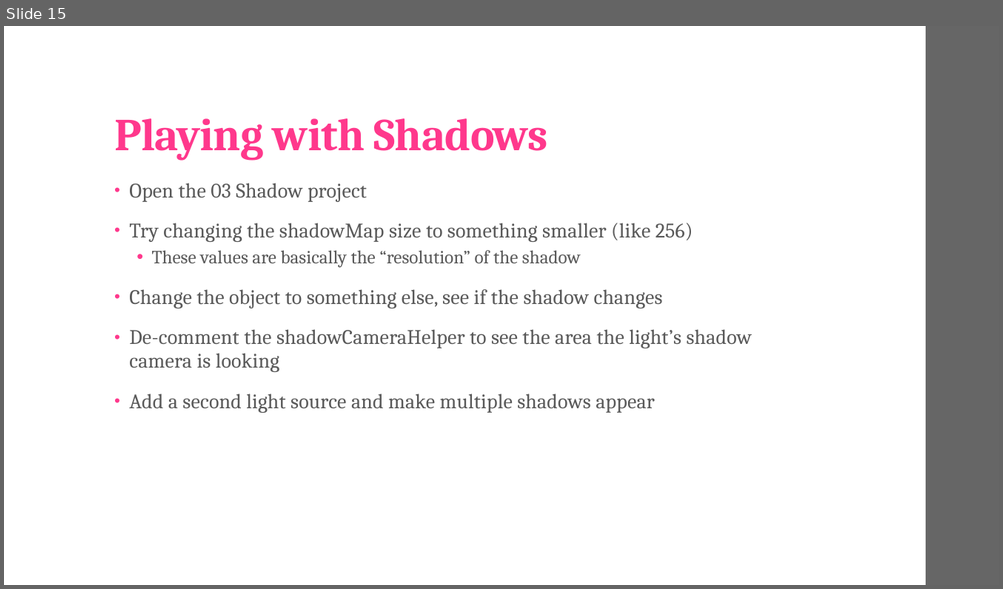
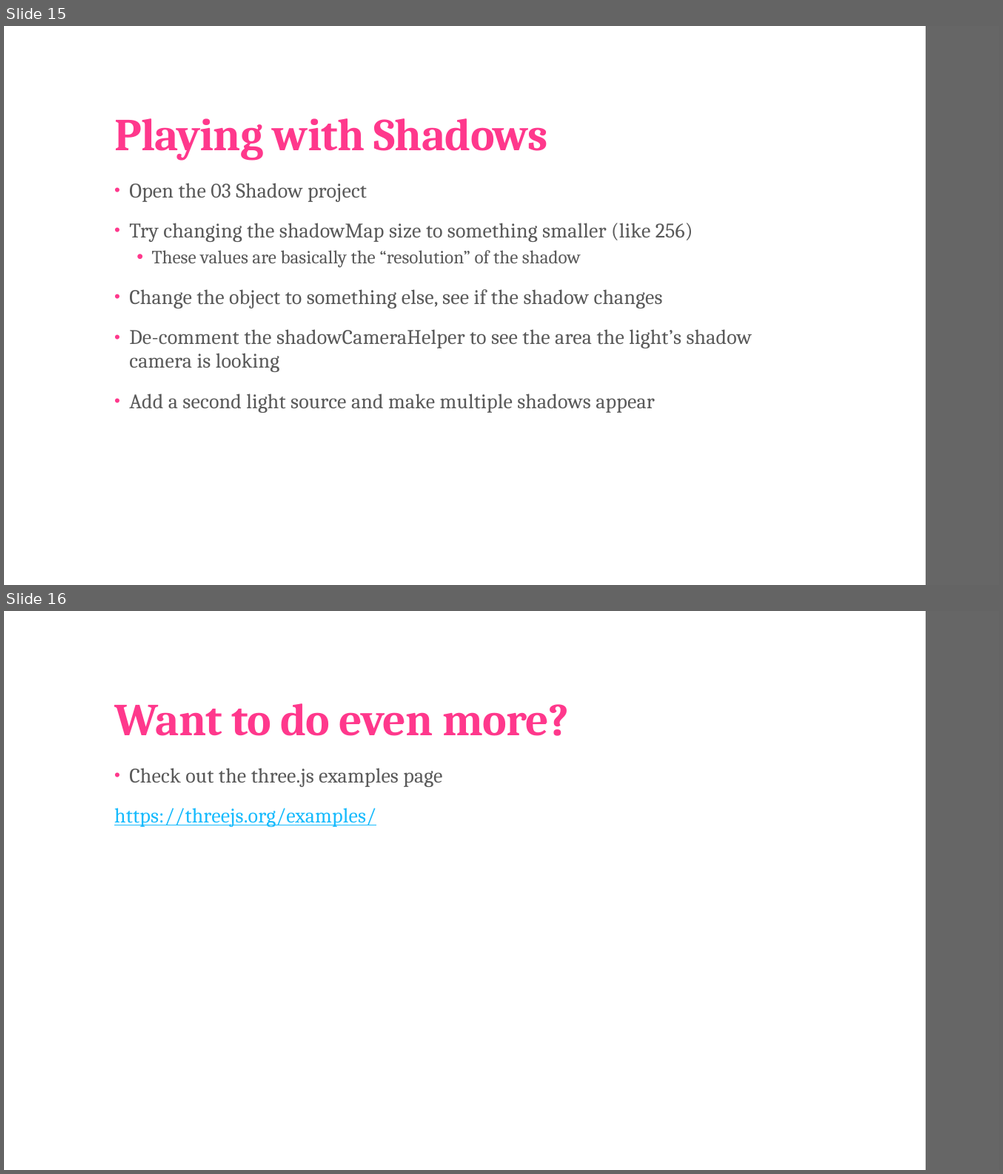
Before and after one commit to robotuw/uw-cse-da-startup, a slide deck: web/02_intro_to_threejs.pptx. Shown one above the other, each under a label of ours: slide 15 before the commit, slides 15 and 16 after it. The pictures are 1003x589 and 1003x1174 pixels, drawn with LibreOffice and Linux fonts; fonts in the diff are those of the drawing. Boxes give left, top, right and bottom in pixels: in the first picture for what was removed or moved away, otherwise in the second. Text is boxed around its words. In the diff, an @@ line names an element or a change of style, - is before the commit and + after.

Commit message:
Added examples slide

```diff
--- a/web/02_intro_to_threejs.pptx
+++ b/web/02_intro_to_threejs.pptx
@@ slide 16 added at (4,611,999,1170), background #FFFFFF; not listed: 1 template element that a slide beside it also shows @@
@@ title added at (114,703,569,736), 44 pt, text #FF388C, bold @@
+Want to do even more?
@@ text added at (114,768,442,827), 20 pt, text #595959 @@
+• Check out the three.js examples page
+https://threejs.org/examples/
```
